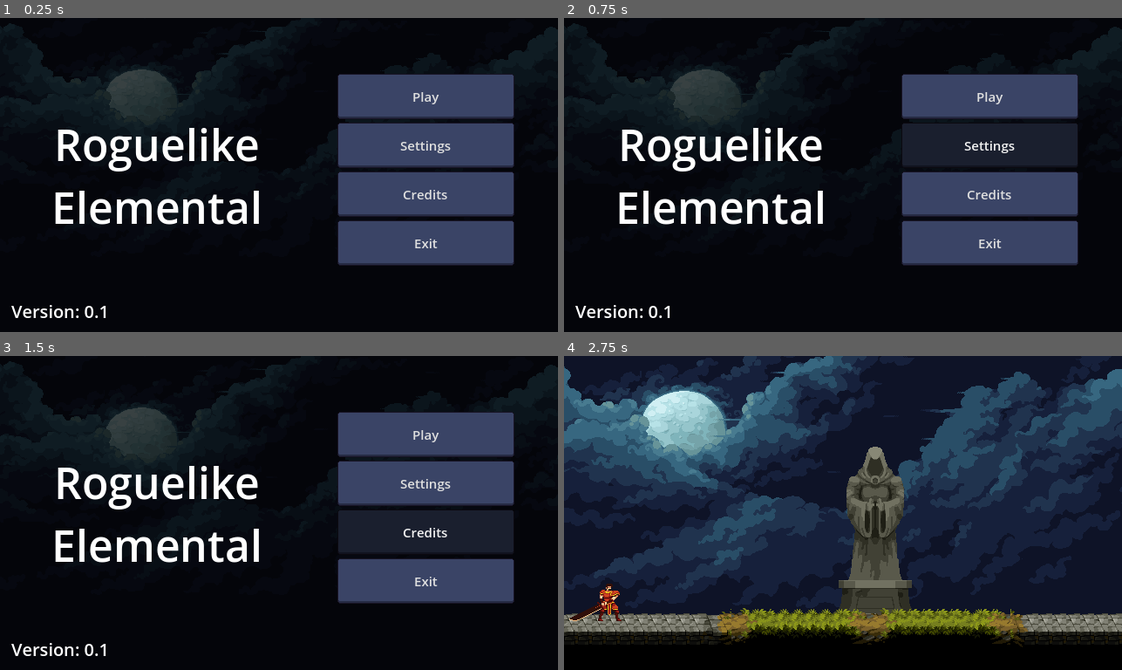
Above: before the commit, frames 1-4 (two rows, left to right).
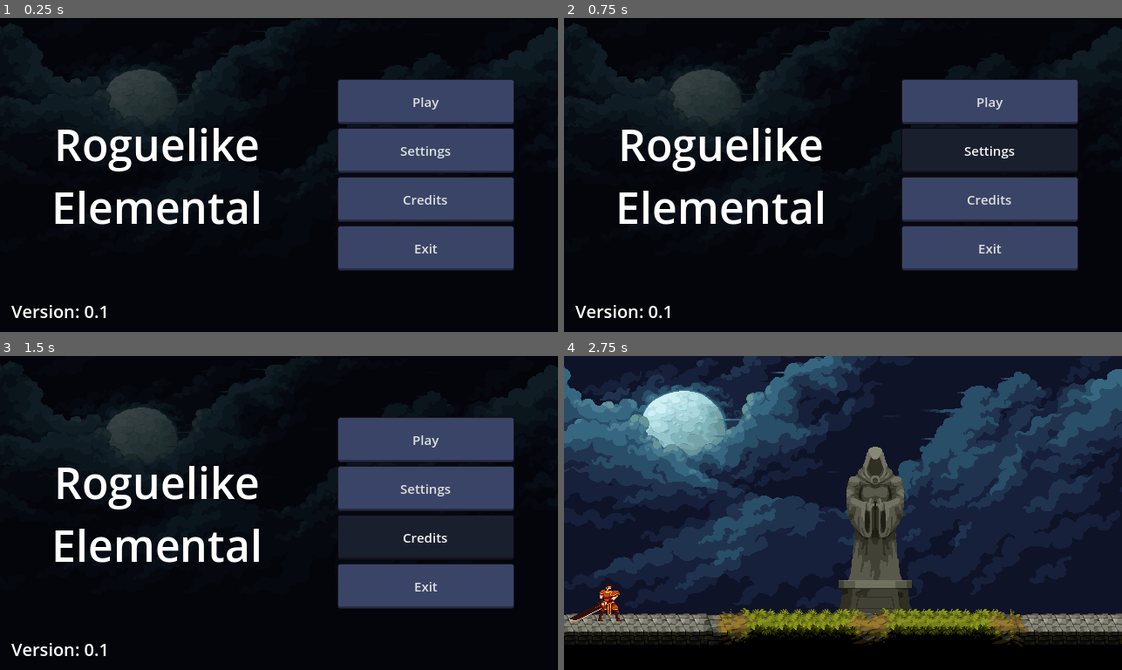
Above: after the commit, the same moments.

Repository: JulioEvencio/roguelike-elemental
Game: Godot game, scene res://scenes/screens/main_menu.tscn
Same seed, same stepped clock (60 frames per second), same inputs: the game is played once before the commit and once after it.
Inputs:
- Up to frame 1 (0.25 s): no input
- Up to frame 2 (0.75 s): click "Settings" at 0.5 s
- Up to frame 3 (1.5 s): click "Credits" at 1.25 s
- Up to frame 4 (2.75 s): click "Play" at 2 s

The runs differ from the first frame. In frame 1, 5.6% of the frame differs, in the area x 60-93%, y 17-81%; in frame 2, 5.1%; in frame 3, 5.2%; in frame 4, nothing differs.

Commit message:
refactor

Diff:
--- /dev/null
+++ b/Roguelike Elemental/scenes/gui/buttons/button_default.tscn
@@ -0,0 +1,9 @@
+[gd_scene load_steps=2 format=3 uid="uid://clh2p4v7uoqlr"]
+
+[ext_resource type="Theme" uid="uid://cxw0rfj3vw41s" path="res://library/theme/theme_default.tres" id="1_h7706"]
+
+[node name="ButtonDefault" type="Button"]
+offset_right = 100.0
+offset_bottom = 30.0
+focus_mode = 0
+theme = ExtResource("1_h7706")
--- a/Roguelike Elemental/scenes/screens/main_menu.tscn
+++ b/Roguelike Elemental/scenes/screens/main_menu.tscn
@@ -1,8 +1,9 @@
-[gd_scene load_steps=4 format=3 uid="uid://cmflilu8mwyc7"]
+[gd_scene load_steps=5 format=3 uid="uid://cmflilu8mwyc7"]
 
 [ext_resource type="Script" path="res://scripts/screens/main_menu.gd" id="1_nfcbe"]
 [ext_resource type="Theme" uid="uid://cxw0rfj3vw41s" path="res://library/theme/theme_default.tres" id="2_as670"]
 [ext_resource type="Texture2D" uid="uid://darpchbm58dfn" path="res://assets/2d/backgrounds/background.png" id="2_evnpx"]
+[ext_resource type="PackedScene" uid="uid://clh2p4v7uoqlr" path="res://scenes/gui/buttons/button_default.tscn" id="4_b0ucp"]
 
 [node name="MainMenu" type="Control"]
 layout_mode = 3
@@ -79,29 +80,22 @@
 offset_bottom = 116.0
 grow_horizontal = 0
 grow_vertical = 2
+alignment = 1
 
-[node name="Play" type="Button" parent="Filter/Buttons"]
+[node name="Play" parent="Filter/Buttons" instance=ExtResource("4_b0ucp")]
 layout_mode = 2
-focus_mode = 0
-theme = ExtResource("2_as670")
 text = "Play"
 
-[node name="Settings" type="Button" parent="Filter/Buttons"]
+[node name="Settings" parent="Filter/Buttons" instance=ExtResource("4_b0ucp")]
 layout_mode = 2
-focus_mode = 0
-theme = ExtResource("2_as670")
 text = "Settings"
 
-[node name="Credits" type="Button" parent="Filter/Buttons"]
+[node name="Credits" parent="Filter/Buttons" instance=ExtResource("4_b0ucp")]
 layout_mode = 2
-focus_mode = 0
-theme = ExtResource("2_as670")
 text = "Credits"
 
-[node name="Exit" type="Button" parent="Filter/Buttons"]
+[node name="Exit" parent="Filter/Buttons" instance=ExtResource("4_b0ucp")]
 layout_mode = 2
-focus_mode = 0
-theme = ExtResource("2_as670")
 text = "Exit"
 
 [connection signal="pressed" from="Filter/Buttons/Play" to="." method="_on_play_pressed"]
